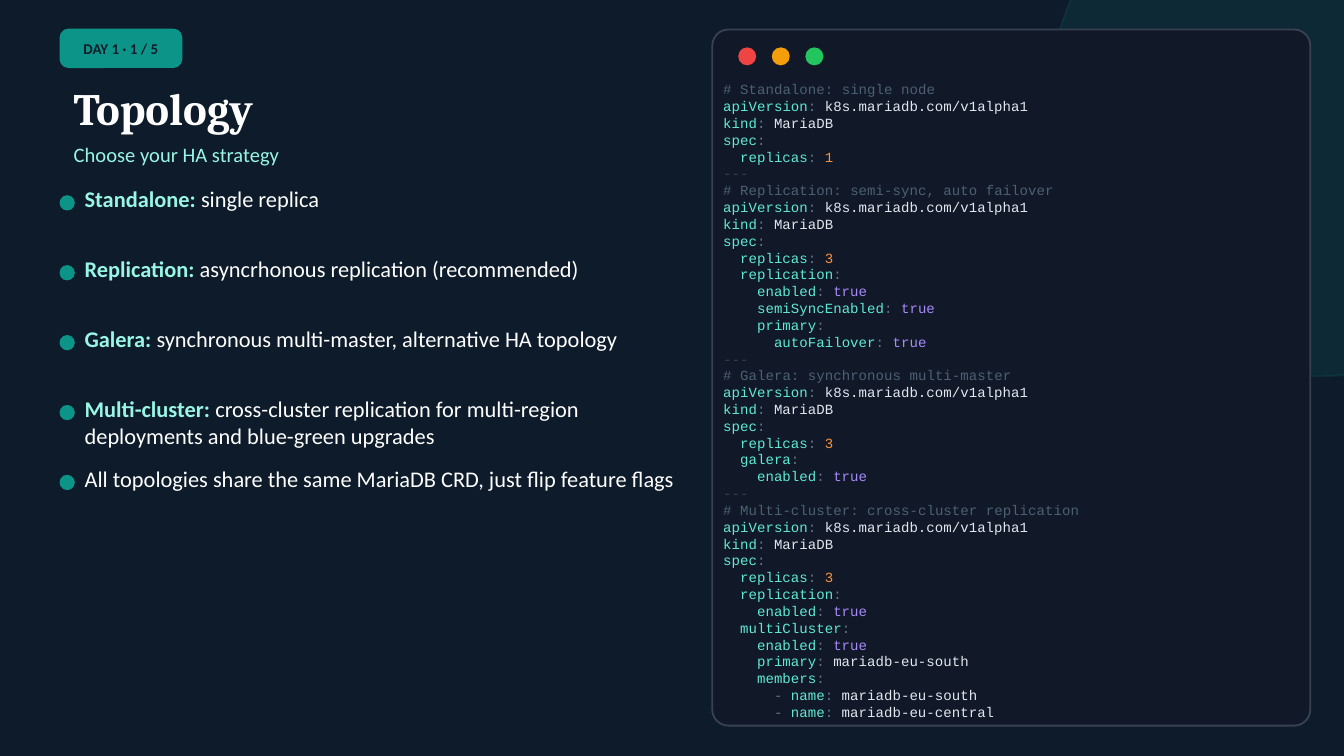
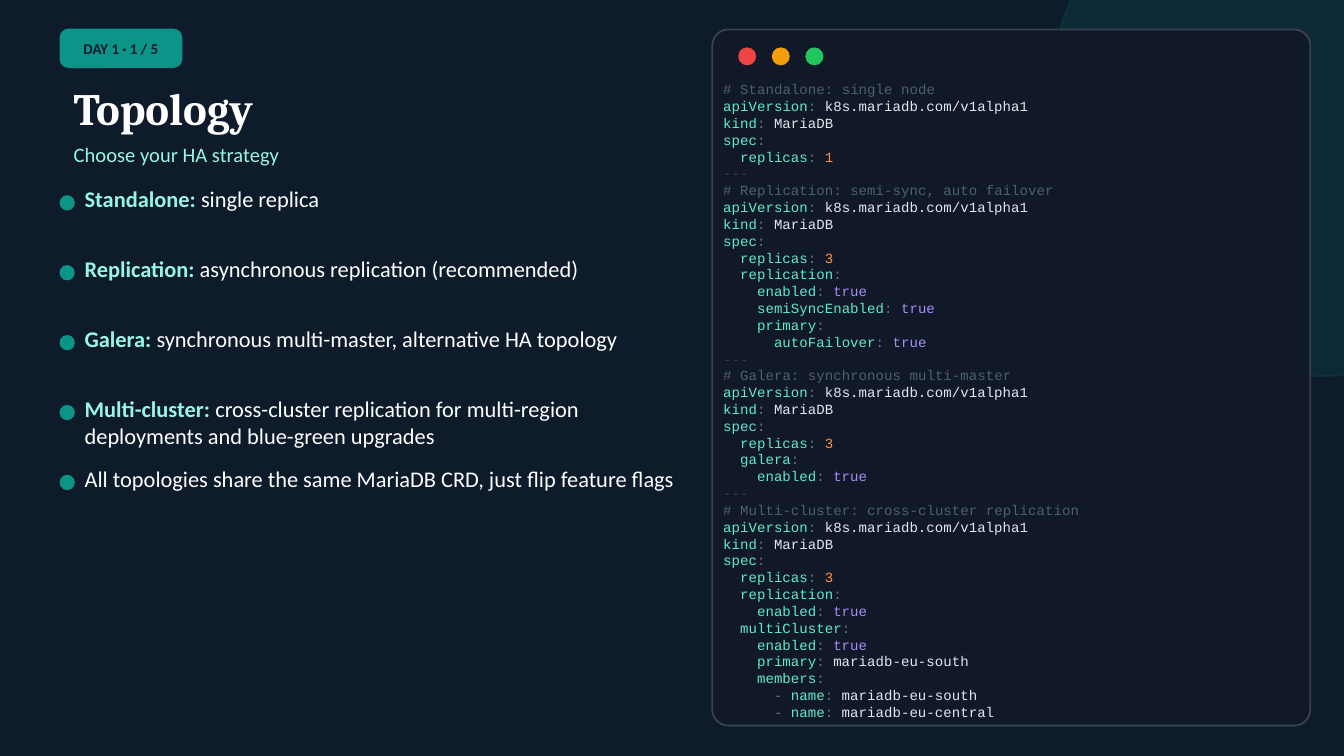
Before and after one commit to Bandwidth/mariadb-operator, a slide deck: slide 6 of demos/multi-cluster/slides/mariadb-operator.odp. Drawn at 1344x756 pixels with LibreOffice and Linux fonts; fonts in the diff are those of the drawing. Boxes give left, top, right and bottom in pixels: in the first picture for what was removed or moved away, otherwise in the second. Text is boxed around its words. In the diff, an @@ line names an element or a change of style, - is before the commit and + after.

```diff
--- a/demos/multi-cluster/slides/mariadb-operator.odp
+++ b/demos/multi-cluster/slides/mariadb-operator.odp
@@ text at box(85, 261, 578, 281): text changed @@
-Replication: asyncrhonous replication (recommended)
+Replication: asynchronous replication (recommended)
```
Also in this commit, not shown: 1 other file.
